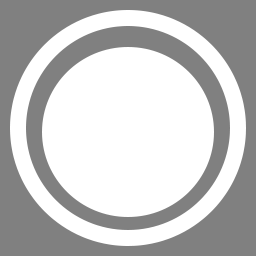
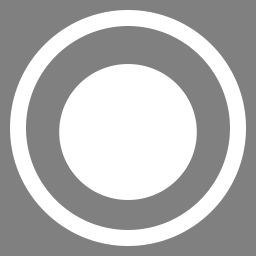
Layers edited between the first and the second 256 × 256 image:
painted on "Disc" over [42, 47, 214, 217]
